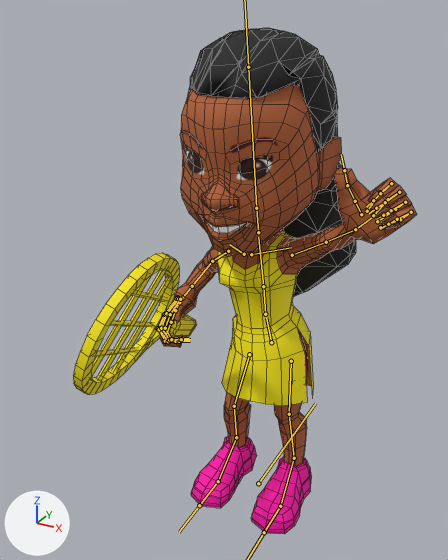
One commit to the FBX model Assets/Models/serena_anim.fbx: the scene before it, then after it.
One viewpoint serves both versions: a 50 mm camera at (1.96, -4.25, 4.17) aimed at (-0.14, -0.43, 2.27). Arrows for +X, +Y and +Z are at lower left; the lights stay in place. Both versions are drawn at frame 130 of the action 'SerenaIdle'; the numbers are the values there. The bones that bend it are drawn over the model as lines. Mesh edges are drawn as thin lines.

The first picture shows 'Racket', 'Serena', 'Serena Hair'.
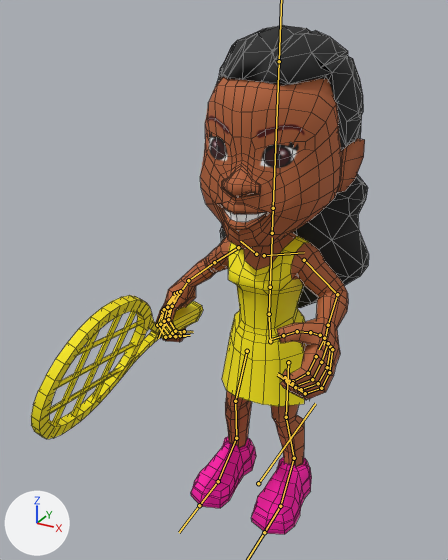
The change in detail:
Bone 'ORG-hips' (bone_org_hips) moves from (0.009, -0.03, 0.005) to (0.0, -0.023, 0.004).
Bone 'ORG-hips' (bone_org_hips) turns from (0, 1, 7) to (0, 0, 0) degrees about its own x, y and z.
Bone 'ORG-neck' (bone_org_neck) turns from (4, 0, -4) to (0, 0, 0) degrees about its own x, y and z.
Bone 'ORG-head' (bone_org_head) turns from (4, 0, -4) to (0, 0, 0) degrees about its own x, y and z.
Bone 'ORG-upper_arm.L' (bone_org_upper_arm_l) turns from (13, -12, 25) to (5, 17, -36) degrees about its own x, y and z.
Bone 'ORG-forearm.L' (bone_org_forearm_l) turns from (-1, 0, 0) to (66, 0, 0) degrees about its own x, y and z.
Bone 'ORG-hand.L' (bone_org_hand_l) turns from (-12, -77, 15) to (6, -30, -6) degrees about its own x, y and z.
Bone 'ORG-f_index.02.L' (bone_org_f_index_02_l) turns from (82, 0, 0) to (44, 0, 0) degrees about its own x, y and z.
Bone 'ORG-f_index.03.L' (bone_org_f_index_03_l) turns from (82, 0, 0) to (44, 0, 0) degrees about its own x, y and z.
Bone 'ORG-f_middle.02.L' (bone_org_f_middle_02_l) turns from (82, 0, 0) to (44, 0, 0) degrees about its own x, y and z.
Bone 'ORG-f_middle.03.L' (bone_org_f_middle_03_l) turns from (82, 0, 0) to (44, 0, 0) degrees about its own x, y and z.
Bone 'ORG-f_ring.02.L' (bone_org_f_ring_02_l) turns from (82, 0, 0) to (44, 0, 0) degrees about its own x, y and z.
Bone 'ORG-f_ring.03.L' (bone_org_f_ring_03_l) turns from (82, 0, 0) to (44, 0, 0) degrees about its own x, y and z.
Bone 'ORG-f_pinky.02.L' (bone_org_f_pinky_02_l) turns from (82, 0, 0) to (44, 0, 0) degrees about its own x, y and z.
Bone 'ORG-f_pinky.03.L' (bone_org_f_pinky_03_l) turns from (82, 0, 0) to (44, 0, 0) degrees about its own x, y and z.
Bone 'ORG-upper_arm.R' (bone_org_upper_arm_r) turns from (-26, -14, 40) to (-10, -1, 39) degrees about its own x, y and z.
Bone 'ORG-forearm.R' (bone_org_forearm_r) turns from (56, 0, 0) to (33, 0, 0) degrees about its own x, y and z.
Bone 'ORG-hand.R' (bone_org_hand_r) turns from (10, 15, -6) to (28, 3, 4) degrees about its own x, y and z.
Bone 'ORG-thigh.L' (bone_org_thigh_l) turns from (-7, 0, 9) to (-11, 0, 0) degrees about its own x, y and z.
Bone 'ORG-shin.L' (bone_org_shin_l) turns from (13, 0, 0) to (22, 0, 0) degrees about its own x, y and z.
Bone 'ORG-foot.L' (bone_org_foot_l) turns from (-6, 1, -1) to (-11, 0, 1) degrees about its own x, y and z.
Bone 'ORG-thigh.R' (bone_org_thigh_r) turns from (-18, 1, 9) to (-11, 0, 0) degrees about its own x, y and z.
Bone 'ORG-shin.R' (bone_org_shin_r) turns from (35, 0, 0) to (22, 0, 0) degrees about its own x, y and z.
Bone 'ORG-foot.R' (bone_org_foot_r) turns from (-17, 0, -3) to (-11, 0, -1) degrees about its own x, y and z.

What differs and where, as boxes [x1, y1, x2, y2] in the pictures (448 x 560 px):
'Serena', posed (19% narrower)
    before: [160, 85, 417, 534]
    after: [156, 77, 365, 534]
'Serena Hair', posed (9% narrower)
    before: [188, 28, 356, 297]
    after: [216, 26, 369, 308]
'Racket', posed (38% wider)
    before: [73, 253, 197, 395]
    after: [31, 295, 203, 439]
bone 'ORG-hips', root to tip
    before: (271, 342) to (266, 318)
    after: (270, 341) to (269, 317)
bone 'ORG-neck', root to tip
    before: (258, 232) to (256, 208)
    after: (272, 233) to (273, 208)
bone 'ORG-head', root to tip
    before: (256, 208) to (248, 67)
    after: (273, 208) to (279, 61)
bone 'ORG-upper_arm.L', root to tip
    before: (292, 255) to (326, 242)
    after: (304, 260) to (337, 294)
bone 'ORG-forearm.L', root to tip
    before: (326, 242) to (355, 229)
    after: (337, 294) to (328, 325)
bone 'ORG-hand.L', root to tip
    before: (355, 229) to (372, 217)
    after: (328, 325) to (324, 345)
bone 'ORG-f_index.02.L', root to tip
    before: (391, 183) to (380, 193)
    after: (308, 373) to (293, 381)
bone 'ORG-f_index.03.L', root to tip
    before: (380, 193) to (373, 200)
    after: (293, 381) to (285, 377)
bone 'ORG-f_middle.02.L', root to tip
    before: (399, 192) to (385, 202)
    after: (312, 379) to (295, 386)
bone 'ORG-f_middle.03.L', root to tip
    before: (385, 202) to (376, 208)
    after: (295, 386) to (286, 380)
bone 'ORG-f_ring.02.L', root to tip
    before: (405, 202) to (391, 210)
    after: (318, 383) to (301, 389)
bone 'ORG-f_ring.03.L', root to tip
    before: (391, 210) to (383, 215)
    after: (301, 389) to (292, 383)
bone 'ORG-f_pinky.02.L', root to tip
    before: (411, 212) to (397, 219)
    after: (321, 388) to (305, 393)
bone 'ORG-f_pinky.03.L', root to tip
    before: (397, 219) to (388, 224)
    after: (305, 393) to (295, 387)
bone 'ORG-upper_arm.R', root to tip
    before: (228, 251) to (212, 261)
    after: (238, 247) to (214, 262)
bone 'ORG-forearm.R', root to tip
    before: (212, 261) to (192, 286)
    after: (214, 262) to (188, 280)
bone 'ORG-hand.R', root to tip
    before: (192, 286) to (179, 301)
    after: (188, 280) to (178, 296)
bone 'ORG-thigh.L', root to tip
    before: (291, 361) to (289, 414)
    after: (288, 362) to (286, 417)
bone 'ORG-shin.L', root to tip
    before: (289, 414) to (294, 458)
    after: (286, 417) to (294, 458)
bone 'ORG-thigh.R', root to tip
    before: (249, 354) to (234, 406)
    after: (247, 351) to (235, 401)
bone 'ORG-shin.R', root to tip
    before: (234, 406) to (236, 437)
    after: (235, 401) to (236, 438)
bone 'ORG-foot.R', root to tip
    before: (236, 437) to (218, 481)
    after: (236, 438) to (218, 481)
